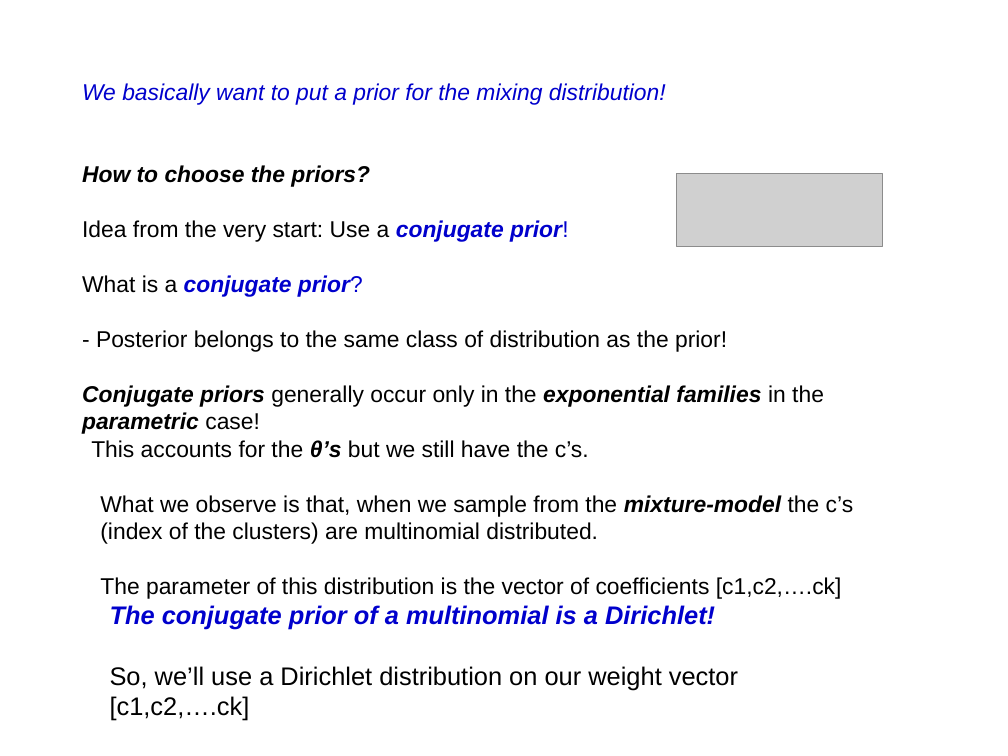
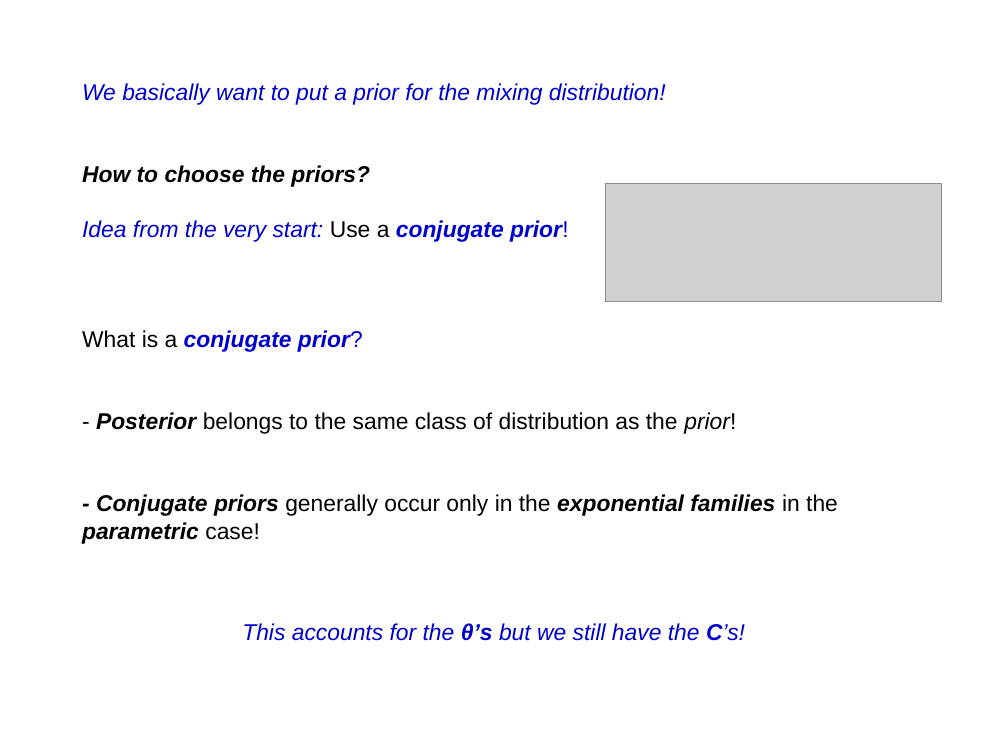
Before and after one commit to afcarl/Dirichlet_Processes, a slide deck: slide 10 of version_2.odp. Drawn at 1008x756 pixels with LibreOffice and Linux fonts; fonts in the diff are those of the drawing; grey boxes stand for pictures. Boxes give left, top, right and bottom in pixels: in the first picture for what was removed or moved away, otherwise in the second. Text is boxed around its words. In the diff, an @@ line names an element or a change of style, - is before the commit and + after.

Commit message:
final version

```diff
--- a/version_2.odp
+++ b/version_2.odp
@@ picture: place and size @@
-picture at box(677, 174, 884, 246)
+picture at box(606, 184, 942, 302)
@@ text at box(82, 220, 736, 434): text colour #000000 to #0000CC in "Idea from the very start:"; italic on in "Idea from the very start:", "Posterior prior!"; bold on in "Posterior" @@
@@ text at box(82, 494, 838, 544): text changed @@
-Conjugate priors generally occur only in the exponential families in the parametric case!
+- Conjugate priors generally occur only in the exponential families in the parametric case!
@@ text removed at box(100, 495, 853, 599) @@
-What we observe is that, when we sample from the mixture-model the c’s (index of the clusters) are multinomial distributed.
-The parameter of this distribution is the vector of coefficients [c1,c2,….ck]
@@ text removed at box(110, 605, 738, 721) @@
-The conjugate prior of a multinomial is a Dirichlet!
-So, we’ll use a Dirichlet distribution on our weight vector [c1,c2,….ck]
@@ text at box(242, 623, 745, 641): text changed; text colour #000000 to #0000CC; italic on @@
-This accounts for the θ’s but we still have the c’s.
+This accounts for the θ’s but we still have the C’s!
```
Also in this commit, not shown: 14 other slides changed, 1 slide added.
